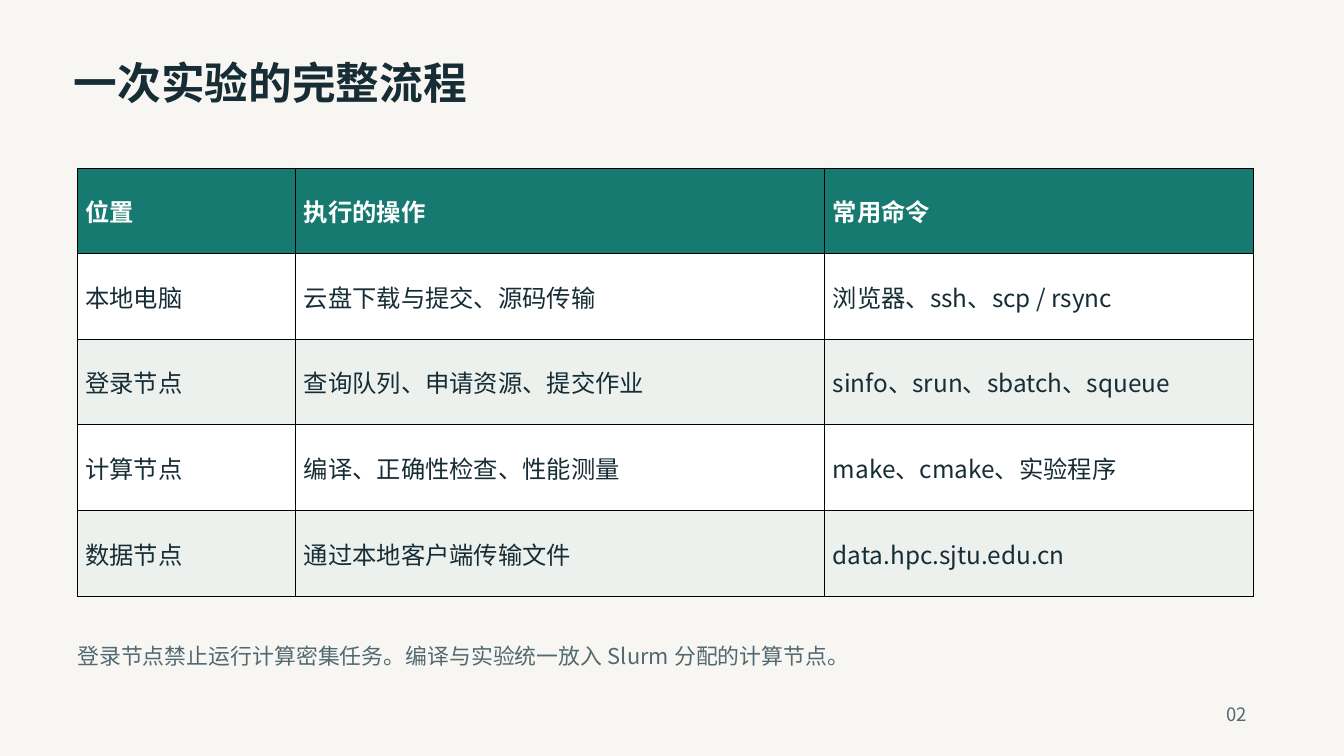
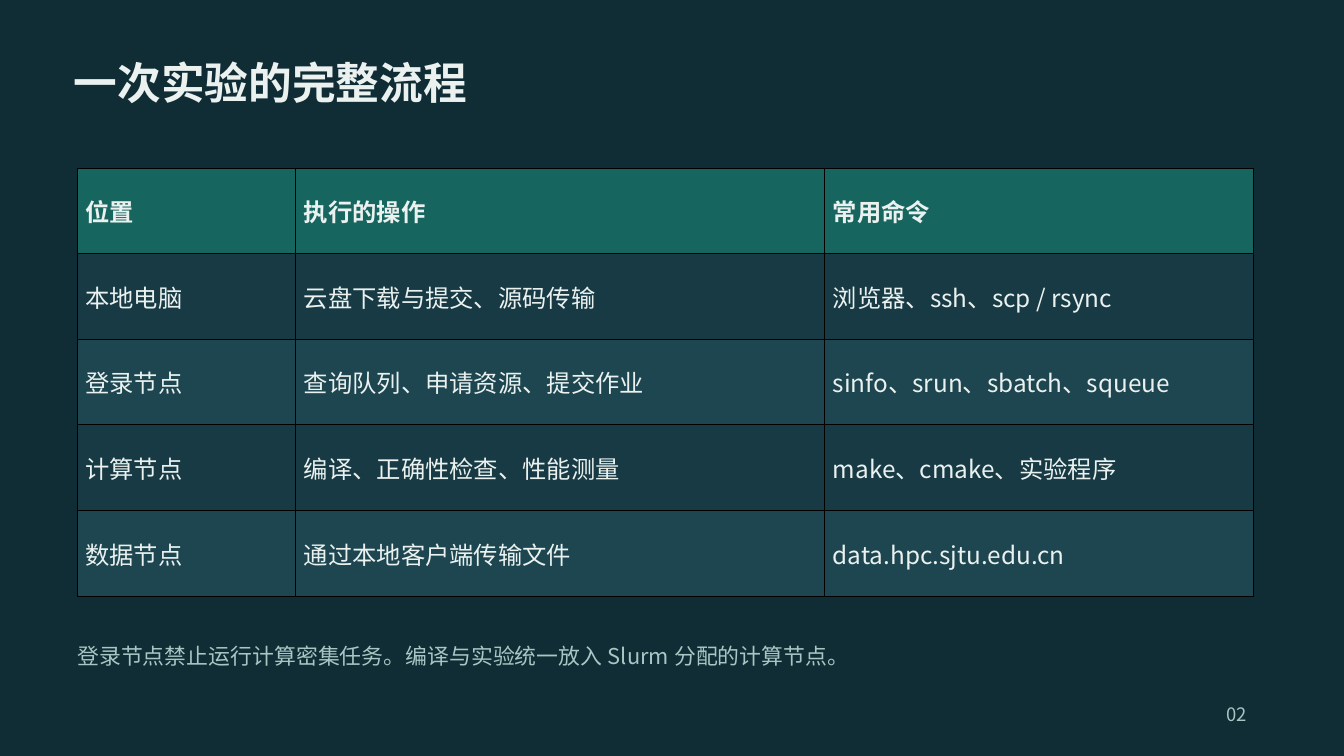
Before and after one commit to 2026-fall-calabs/calabs-2026-fall-starter, a slide deck: slide 2 of docs/交我算平台Lab运行指南-学生版.pptx. Drawn at 1344x756 pixels with LibreOffice and Linux fonts; fonts in the diff are those of the drawing. Boxes give left, top, right and bottom in pixels: in the first picture for what was removed or moved away, otherwise in the second. Text is boxed around its words. In the diff, an @@ line names an element or a change of style, - is before the commit and + after.

```diff
--- a/docs/交我算平台Lab运行指南-学生版.pptx
+++ b/docs/交我算平台Lab运行指南-学生版.pptx
@@ background #F7F6F2 to #102C35 @@
@@ text "一次实验的完整流程" at (74, 61, 467, 103): text colour #172D36 to #EAF1EF @@
@@ table at (77, 168, 1253, 596) @@
@@ fill #167A70 to #16665F in row 1 @@
@@ fill #FFFFFF to #173A44 in 6 cells @@
@@ fill #EDF1ED to #1D4650 in 6 cells @@
@@ text colour #FFFFFF to #EAF1EF in "位置", "执行的操作", "常用命令" @@
@@ text colour #172D36 to #EAF1EF @@
@@ text "登录节点禁止运行计算密集任务。编译与实验统一放入 Slurm 分配的计算节点。" at (77, 645, 849, 666): text colour #526971 to #A8C6C4 @@
@@ text "02" at (1226, 707, 1246, 721): text colour #526971 to #A8C6C4 @@
```
Also in this commit, not shown: 13 other slides changed, 1 other file.
